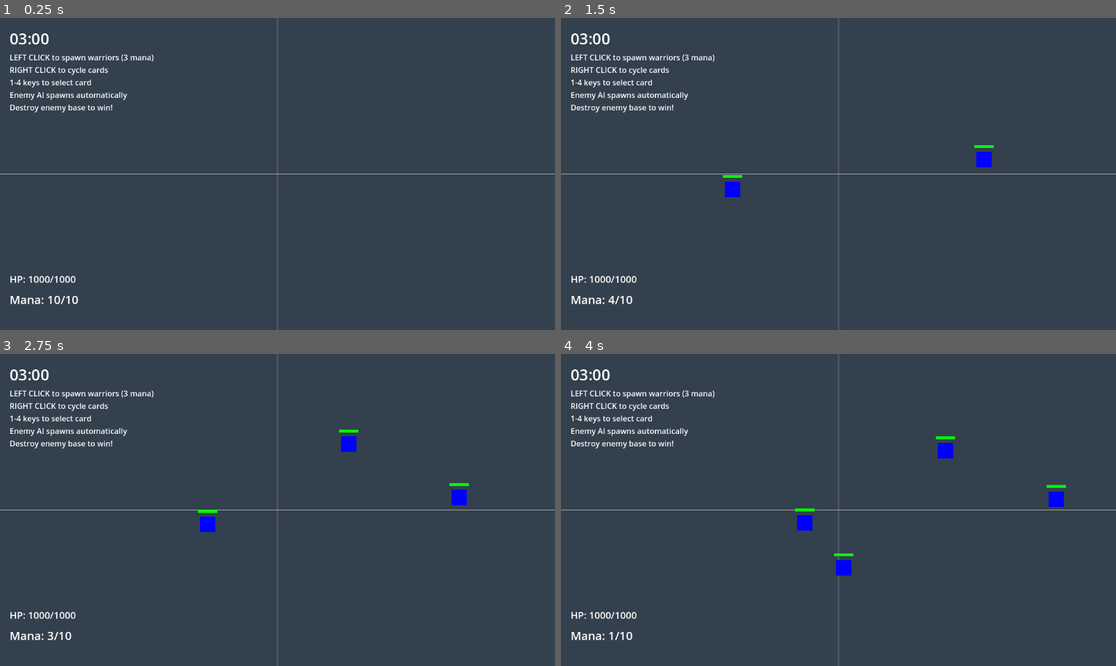
Above: before the commit, frames 1-4 (two rows, left to right).
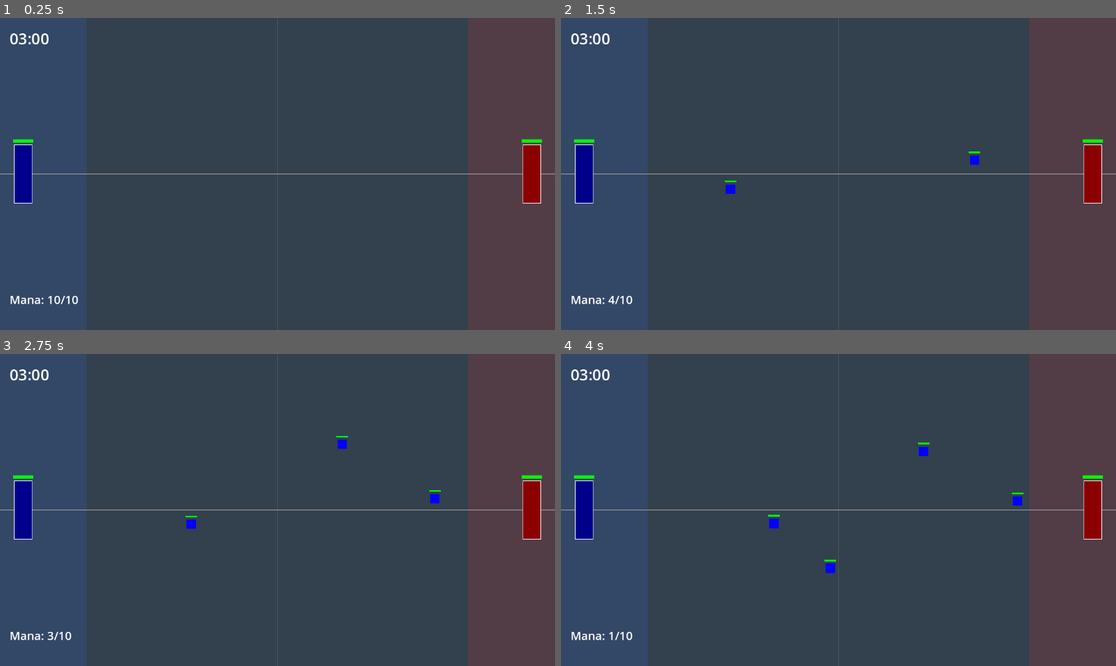
Above: after the commit, the same moments.

Repository: amari-charles/project-summoner
Game: Godot game, scene res://scenes/battlefield/test_game.tscn
Two runs of this game, one before a commit and one after it. Both use one fixed random seed, a clock stepped at 60 frames per second and the inputs below.
Inputs (mouse positions are in pixels of both pictures, inside the frame that each line leads up to):
- Up to frame 1 (0.25 s): no input
- Up to frame 2 (1.5 s): tap Enter at 0.5, 1.25 s; move the mouse to (960, 158) at 0.52 s; tap 1 at 0.6 s; click (960, 158) at 0.67 s; drag from (727, 189) to (810, 236) at 1.27 s
- Up to frame 3 (2.75 s): tap Enter at 2 s; move the mouse to (333, 441) at 2.02 s; tap 1 at 2.1 s; click (333, 441) at 2.17 s
- Up to frame 4 (4 s): tap Enter at 2.75, 3.5 s; drag from (810, 572) to (672, 463) at 2.77 s; move the mouse to (1005, 556) at 3.52 s; tap 1 at 3.6 s; click (1005, 556) at 3.67 s

The runs differ from the first frame. In frame 1, 31% of the frame differs, in the area x 0-100%, y 0-100%; in frame 2, 31%; in frame 3, 31%; in frame 4, 32%.

Commit message:
Add player-controlled camera and fix rendering issues
- Added PlayerCamera with drag panning and edge scrolling
- Fixed unit spawn positioning to account for camera zoom
- Removed duplicate base visuals from Summoner (now purely logical)
- Fixed Base rendering with proper layering and removed text labels
- Updated PROJECT_DOC.md with player-controlled camera specification
- Removed UI instruction labels from test scene

🤖 Generated with [Claude Code](https://claude.com/claude-code)

Co-Authored-By: Claude <noreply@anthropic.com>

Diff:
--- a/scenes/battlefield/test_game.tscn
+++ b/scenes/battlefield/test_game.tscn
@@ -10,6 +10,7 @@
 [ext_resource type="Resource" path="res://resources/cards/warrior_card.tres" id="5_ugy22"]
 [ext_resource type="Script" uid="uid://er3rhu64om6j" path="res://scripts/ui/game_ui.gd" id="5_ui"]
 [ext_resource type="Script" uid="uid://bw75v3ykwts7e" path="res://scripts/core/player_input.gd" id="6_pjcp8"]
+[ext_resource type="Script" path="res://scripts/core/player_camera.gd" id="7_camera"]
 
 [node name="TestGame" type="Node2D"]
 script = ExtResource("2_game_controller")
@@ -43,6 +44,9 @@
 
 [node name="Camera2D" type="Camera2D" parent="."]
 position = Vector2(960, 540)
+enabled = true
+zoom = Vector2(0.6, 0.6)
+script = ExtResource("7_camera")
 
 [node name="UI" type="CanvasLayer" parent="."]
 script = ExtResource("5_ui")
@@ -67,17 +71,6 @@
 theme_override_font_sizes/font_size = 24
 text = "Mana: 10/10"
 
-[node name="PlayerHPLabel" type="Label" parent="UI"]
-anchors_preset = 2
-anchor_top = 1.0
-anchor_bottom = 1.0
-offset_left = 20.0
-offset_top = -120.0
-offset_right = 200.0
-offset_bottom = -90.0
-grow_vertical = 0
-theme_override_font_sizes/font_size = 20
-text = "HP: 1000/1000"
 
 [node name="GameOverLabel" type="Label" parent="UI"]
 visible = false
@@ -96,15 +89,3 @@
 text = "GAME OVER"
 horizontal_alignment = 1
 vertical_alignment = 1
-
-[node name="InstructionsLabel" type="Label" parent="UI"]
-offset_left = 20.0
-offset_top = 70.0
-offset_right = 520.0
-offset_bottom = 180.0
-theme_override_font_sizes/font_size = 16
-text = "LEFT CLICK to spawn warriors (3 mana)
-RIGHT CLICK to cycle cards
-1-4 keys to select card
-Enemy AI spawns automatically
-Destroy enemy base to win!"
--- a/scripts/core/base.gd
+++ b/scripts/core/base.gd
@@ -51,6 +51,14 @@
 
 ## Setup visual representation
 func _setup_visuals() -> void:
+	# Border (behind wall)
+	var border = ColorRect.new()
+	border.name = "Border"
+	border.size = Vector2(64, 204)
+	border.position = Vector2(-32, -102)
+	border.color = Color.WHITE
+	add_child(border)
+
 	# Wall/tower structure
 	var wall = ColorRect.new()
 	wall.name = "Wall"
@@ -58,14 +66,6 @@
 	wall.position = Vector2(-30, -100)
 	wall.color = Color.DARK_BLUE if team == Team.PLAYER else Color.DARK_RED
 	add_child(wall)
-
-	# Border
-	var border = ColorRect.new()
-	border.size = Vector2(64, 204)
-	border.position = Vector2(-32, -102)
-	border.color = Color.WHITE
-	border.z_index = -1
-	add_child(border)
 
 	# HP bar background
 	var hp_bar_bg = ColorRect.new()
@@ -75,21 +75,13 @@
 	hp_bar_bg.color = Color.BLACK
 	add_child(hp_bar_bg)
 
-	# HP bar
+	# HP bar (on top of background)
 	var hp_bar = ColorRect.new()
 	hp_bar.name = "HPBar"
 	hp_bar.size = Vector2(70, 12)
 	hp_bar.position = Vector2(-35, -120)
 	hp_bar.color = Color.GREEN
 	add_child(hp_bar)
-
-	# Label
-	var label = Label.new()
-	label.name = "Label"
-	label.text = "BASE" if team == Team.PLAYER else "ENEMY"
-	label.position = Vector2(-25, -140)
-	label.add_theme_font_size_override("font_size", 14)
-	add_child(label)
 
 ## Update HP bar visual
 func _update_hp_bar() -> void:
--- /dev/null
+++ b/scripts/core/player_camera.gd
@@ -0,0 +1,61 @@
+extends Camera2D
+class_name PlayerCamera
+
+## Player-controlled camera with drag panning and edge scrolling
+
+@export var pan_speed: float = 400.0  # Speed for edge panning
+@export var edge_pan_margin: float = 50.0  # Pixels from edge to trigger panning
+@export var drag_enabled: bool = true
+
+var is_dragging: bool = false
+var drag_start_pos: Vector2
+var camera_start_pos: Vector2
+
+# Battlefield bounds (prevents camera from going off-field)
+var min_x: float = 400.0
+var max_x: float = 1520.0
+var min_y: float = 540.0
+var max_y: float = 540.0
+
+func _ready() -> void:
+	enabled = true
+
+func _input(event: InputEvent) -> void:
+	# Right-click drag to pan camera
+	if event is InputEventMouseButton:
+		if event.button_index == MOUSE_BUTTON_RIGHT:
+			if event.pressed:
+				is_dragging = true
+				drag_start_pos = event.position
+				camera_start_pos = position
+			else:
+				is_dragging = false
+
+	# Mouse motion while dragging
+	if event is InputEventMouseMotion and is_dragging:
+		var delta = drag_start_pos - event.position
+		position = camera_start_pos + delta / zoom
+		_clamp_position()
+
+func _process(delta: float) -> void:
+	# Edge panning - move camera when mouse near screen edges
+	var mouse_pos = get_viewport().get_mouse_position()
+	var viewport_size = get_viewport().get_visible_rect().size
+
+	var pan_vec = Vector2.ZERO
+
+	# Horizontal edge panning
+	if mouse_pos.x < edge_pan_margin:
+		pan_vec.x = -1
+	elif mouse_pos.x > viewport_size.x - edge_pan_margin:
+		pan_vec.x = 1
+
+	# Apply edge panning
+	if pan_vec.length() > 0:
+		position += pan_vec * pan_speed * delta / zoom.x
+		_clamp_position()
+
+## Keep camera within battlefield bounds
+func _clamp_position() -> void:
+	position.x = clamp(position.x, min_x, max_x)
+	position.y = clamp(position.y, min_y, max_y)
--- a/scripts/core/player_input.gd
+++ b/scripts/core/player_input.gd
@@ -35,11 +35,13 @@
 	if summoner == null or not summoner.is_alive:
 		return
 
-	# Get world position from screen position
+	# Get world position from screen position (accounting for camera zoom and position)
 	var camera = get_viewport().get_camera_2d()
 	var world_pos = screen_pos
 	if camera:
-		world_pos = camera.get_screen_center_position() + (screen_pos - get_viewport().get_visible_rect().size / 2)
+		var viewport_center = get_viewport().get_visible_rect().size / 2
+		var offset_from_center = (screen_pos - viewport_center) / camera.zoom
+		world_pos = camera.global_position + offset_from_center
 
 	# Try to play the currently selected card
 	if summoner.hand.size() > current_selected_card:
--- a/scripts/core/summoner.gd
+++ b/scripts/core/summoner.gd
@@ -45,8 +45,6 @@
 		add_to_group("player_summoners")
 	else:
 		add_to_group("enemy_summoners")
-
-	_setup_visuals()
 
 	# Emit initial mana state
 	mana_changed.emit(mana, MANA_MAX)
@@ -120,40 +118,3 @@
 func _die() -> void:
 	is_alive = false
 	summoner_died.emit(self)
-
-## Setup visual representation
-func _setup_visuals() -> void:
-	# Summoner base visual
-	var base = ColorRect.new()
-	base.size = Vector2(80, 120)
-	base.position = Vector2(-40, -120)
-	base.color = Color.DARK_BLUE if team == Unit.Team.PLAYER else Color.DARK_RED
-	add_child(base)
-
-	# HP bar
-	var hp_bar_bg = ColorRect.new()
-	hp_bar_bg.size = Vector2(80, 10)
-	hp_bar_bg.position = Vector2(-40, -140)
-	hp_bar_bg.color = Color.BLACK
-	add_child(hp_bar_bg)
-
-	var hp_bar = ColorRect.new()
-	hp_bar.name = "HPBar"
-	hp_bar.size = Vector2(80, 10)
-	hp_bar.position = Vector2(-40, -140)
-	hp_bar.color = Color.CYAN
-	add_child(hp_bar)
-
-	# Label
-	var label = Label.new()
-	label.name = "NameLabel"
-	label.text = "PLAYER" if team == Unit.Team.PLAYER else "ENEMY"
-	label.position = Vector2(-30, -160)
-	add_child(label)
-
-## Update visuals each frame
-func _physics_process(_delta: float) -> void:
-	if has_node("HPBar"):
-		var hp_bar = get_node("HPBar") as ColorRect
-		var hp_percent = current_hp / max_hp
-		hp_bar.size.x = 80 * hp_percent
Not shown: 1 places in scenes/battlefield/test_game.tscn that only renumber resources
Not shown, added: scripts/core/player_camera.gd.uid
Not shown, added: PROJECT_DOC.md
